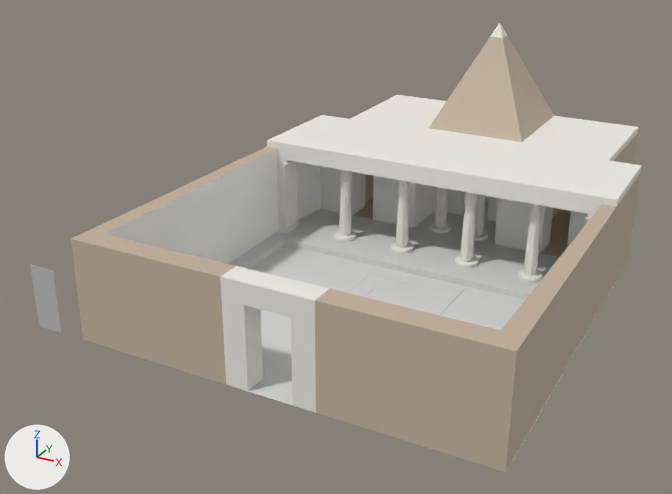
Before and after pictures for a commit that changed the glTF model assets/items/dv883qy0113/Amenemone_18.glb.
Rendered twice from a 50 mm camera at (14.02, -13.54, 10.47) aimed at (3.47, 5.62, 0.88). The lights are fixed; the arrows at lower left show +X, +Y and +Z.

Objects in the first picture: 'Mesh1 Component_13_1 Model', 'Mesh10 Component_14_2 Model', 'Mesh11 Component_2_2 Component_29_2 Model', 'Mesh12 Component_29_2 Model', 'Mesh13 Component_13_4 Model', 'Mesh14 Component_13_4 Model', 'Mesh15 Model', 'Mesh17 Model', 'Mesh2 Component_13_1 Model', 'Mesh3 Component_2_1 Component_29_1 Model', 'Mesh4 Component_29_1 Model', 'Mesh5 Component_13_2 Model', 'Mesh6 Component_13_2 Model', 'Mesh7 Component_13_3 Model', 'Mesh8 Component_13_3 Model'.
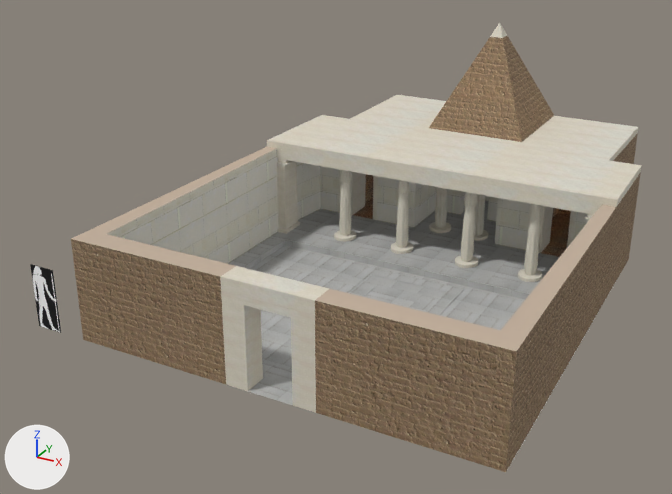
Pixel boxes [x1, y1, x2, y2] of what changed, in the pictures (672 x 494 px):
'Mesh15 Model', surface changed
    both: [71, 23, 642, 472]
'Mesh17 Model', surface changed
    both: [30, 264, 61, 333]
'Mesh7 Component_13_3 Model', surface changed
    both: [524, 204, 542, 276]
'Mesh13 Component_13_4 Model', surface changed
    both: [461, 192, 477, 262]
'Mesh5 Component_13_2 Model', surface changed
    both: [396, 180, 410, 248]
'Mesh1 Component_13_1 Model', surface changed
    both: [339, 170, 352, 236]
'Mesh12 Component_29_2 Model', surface changed
    both: [435, 187, 447, 228]
'Mesh4 Component_29_1 Model', surface changed
    both: [474, 194, 485, 235]
'Mesh8 Component_13_3 Model', surface changed (white to grey)
    both: [518, 269, 542, 282]
'Mesh14 Component_13_4 Model', surface changed (white to grey)
    both: [455, 256, 478, 268]
'Mesh6 Component_13_2 Model', surface changed (white to grey)
    both: [391, 242, 413, 254]
'Mesh2 Component_13_1 Model', surface changed (white to grey)
    both: [334, 230, 356, 242]
'Mesh11 Component_2_2 Component_29_2 Model', surface changed
    both: [429, 222, 451, 233]
'Mesh3 Component_2_1 Component_29_1 Model', surface changed
    both: [474, 230, 488, 241]
'Mesh10 Component_14_2 Model', surface changed
    both: [277, 161, 294, 167]
'Mesh9 Component_14_1 Model', surface changed
    both: [585, 215, 591, 222]

Edits to the bpy script that builds the scene:
```text
Add img_hesyra3:
    img_hesyra3 = load_image('HesyRa3', '_unpacked/HesyRa3', 1062, 2445, 'sRGB')
Add img_mud_brick:
    img_mud_brick = load_image('mud_brick', '_unpacked/mud_brick', 492, 423, 'sRGB')
Add img_mud_plaster:
    img_mud_plaster = load_image('Mud_plaster', '_unpacked/Mud_plaster', 400, 266, 'sRGB')
Add img_paving:
    img_paving = load_image('Paving', '_unpacked/Paving', 1600, 920, 'sRGB')
Add img_10:
    img_10 = load_image('_10', '_unpacked/_10', 770, 653, 'sRGB')
Add img_45:
    img_45 = load_image('_45', '_unpacked/_45', 202, 164, 'sRGB')
Add img_35:
    img_35 = load_image('_35', '_unpacked/_35', 202, 164, 'sRGB')
Add img_55:
    img_55 = load_image('_55', '_unpacked/_55', 202, 164, 'sRGB')
Change mat_55:
    remove mat_55.base_color = (0.855, 0.835, 0.773)  # white #eeece4
    add mat_55.texture = img_55
Change mat_35:
    remove mat_35.base_color = (0.855, 0.831, 0.773)  # white #eeebe4
    add mat_35.texture = img_35
Change mat_45:
    remove mat_45.base_color = (0.855, 0.831, 0.773)  # white #eeebe4
    add mat_45.texture = img_45
Change mat_10:
    remove mat_10.base_color = (0.859, 0.847, 0.804)  # white #eeede8
    add mat_10.texture = img_10
Change mat_paving:
    remove mat_paving.base_color = (0.678, 0.682, 0.671)  # light grey #d7d7d6
    add mat_paving.texture = img_paving
Change mat_mud_plaster:
    remove mat_mud_plaster.base_color = (0.545, 0.431, 0.333)  # beige #c3af9c
    add mat_mud_plaster.texture = img_mud_plaster
Change mat_mud_brick:
    remove mat_mud_brick.base_color = (0.553, 0.463, 0.357)  # beige #c4b5a1
    add mat_mud_brick.texture = img_mud_brick
Change mat_hesyra3:
    remove mat_hesyra3.base_color = (0.502, 0.502, 0.502)  # grey #bcbcbc
    add mat_hesyra3.texture = img_hesyra3
```
